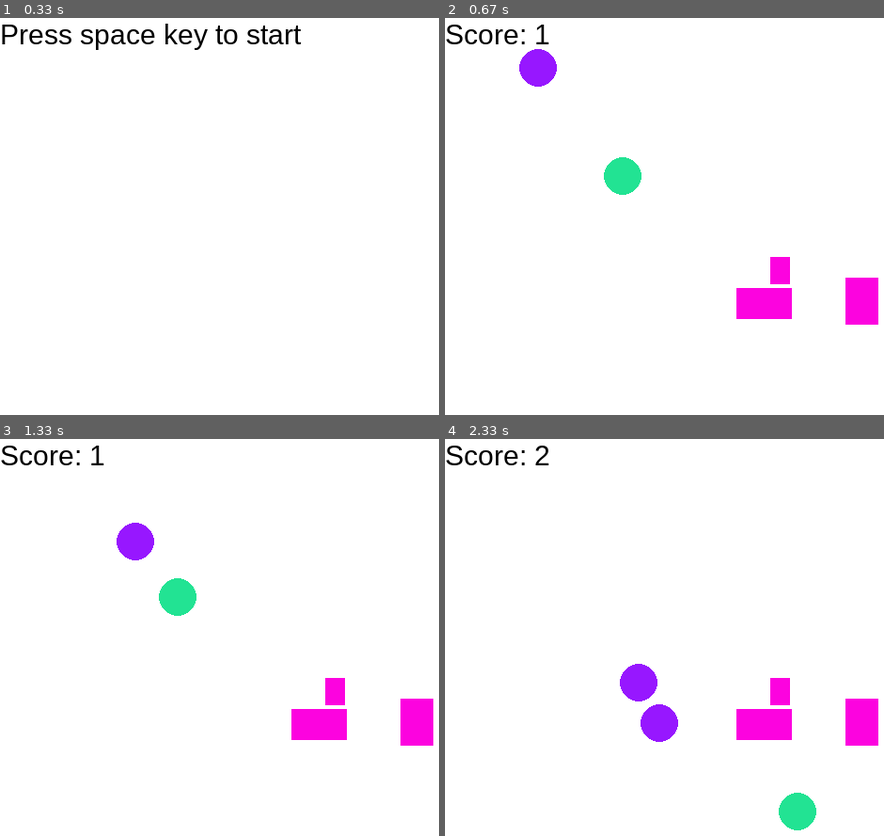
Above: before the commit, frames 1-4 (two rows, left to right).
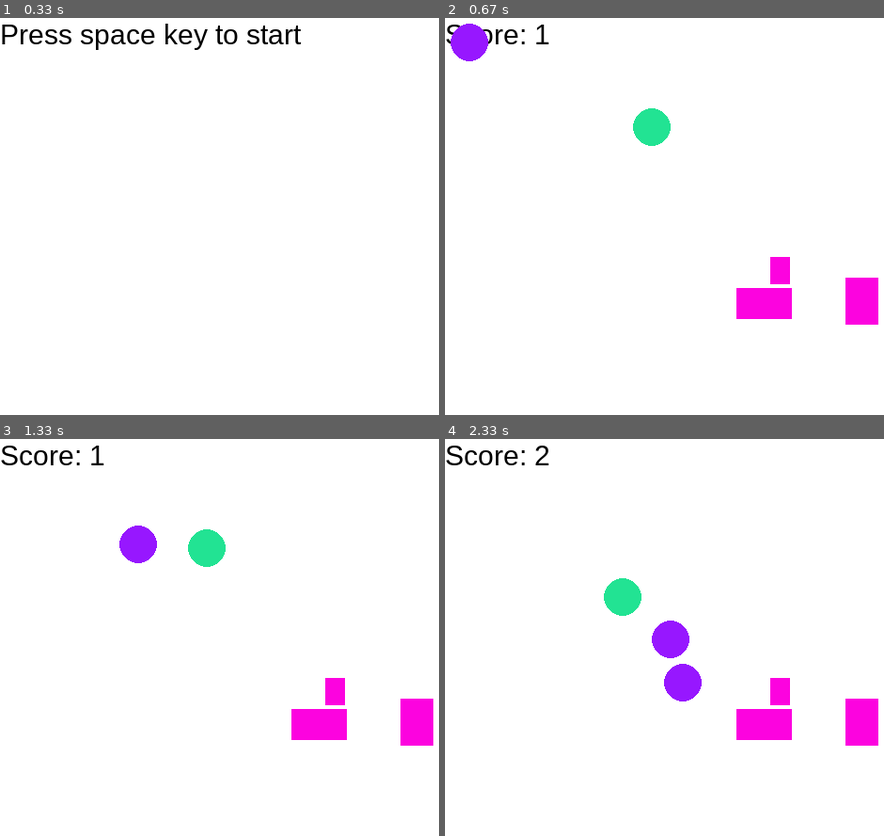
Above: after the commit, the same moments.

Repository: liuji1031/snake_pygame
Game: pygame game, started from main.py
The game is run twice, just before and just after one commit, with the same random seed, the same clock (stepped at 60 frames per second) and the same inputs.
Inputs (mouse positions are in pixels of both pictures, inside the frame that each line leads up to):
- Up to frame 1 (0.33 s): no input
- Up to frame 2 (0.67 s): tap Space at 0.33 s
- Up to frame 3 (1.33 s): click (122, 677) at 0.72 s; click (302, 510) at 1.05 s
- Up to frame 4 (2.33 s): click (690, 514) at 1.38 s; tap Space at 1.73, 2.03 s; click (660, 796) at 1.75 s; click (800, 748) at 2.22 s

Frame 1 is identical in both runs. In frame 2, 2.5% of the frame differs, in the area x 1-52%, y 1-45%; in frame 3, 1.4%; in frame 4, 3.8%, in the area x 36-85%, y 35-99%.

Commit message:
updated main.py

Diff:
--- a/main.py
+++ b/main.py
@@ -1,3 +1,27 @@
+# %% [markdown]
+# # Final Project
+# Ji Liu
+#
+# This project utilizes a ***singly-linked list*** for the "Snake" game, written with Pygame. Unlike the conventional Snake game, the current game uses mouse to guide the snake, i.e., the head of the snake follows the mouse trajectory. In addition, some obstacles are added to the scene for difficulty.
+#
+# ![gameplay](screenshot.png)
+#
+# The compiled exe file for the game can be found at [***https://shorturl.at/7nHB6***](https://shorturl.at/7nHB6)
+#
+# A video demo for the game can be found [***here***](https://www.dropbox.com/scl/fi/rrnvbeo5u1d9su0avmlhn/gameplay_vid.mp4?rlkey=ycb86jmroatbklz0jnd26s0ic&dl=0).
+#
+# ## Data Structure
+#
+# The basic unit of the snake is a "Node", which takes on different states (initialized, captured, collision). A Node is also the basic unit in the singly-linked list. The Snake instance stores the head of the singly-linked list. When the head of the Snake comes close to an uncaptured node (green), this node is inserted at the head of the list, i.e., it becomes the new head of the Snake.
+#
+# ## Movement
+#
+# The head of the Snake is designed to follow the trajectory (exponentially smoothed) of the mouse cursor, while the body follows the past trajectory of the head. To achieve this function, the Snake class stores a ***buffer*** of the past coordinates of the head. In addition, it calculates the accumulative distance of these coordinates to the current location of the head along this trajectory. At each time step, the buffer append the latest values, as well as popping out values if the corresponding length is longer than the Snake length.
+#
+# The body segments' locations are updated as follows. First the length of the body segment is pre-defined. During update, the distance to the head, i.e., segment index times segment length, is used to query the accumulative distance buffer using ***binary search***, which returns the index through which we can interpolate the desired location along the stored past trajectory of the head. The head-body list is thus traversed in its entirety at each time step to determine the segment locations.
+#
+# ## Code
+
 # %%
 import numpy as np
 import pygame
@@ -11,7 +35,6 @@
 pygame.init()
 myfont = pygame.font.SysFont("Arial", 30)
 
-# %%
 class Node(pygame.sprite.Sprite):
     """node of the snake
 
@@ -25,7 +48,7 @@
     COLOR_CAPTURED = (151, 23, 255)
     COLOR_COLLISION = (255, 0, 0)
     WHITE = (255,255,255)
-    DIST = 20
+    DIST = 0
     Kp = 0.1
     Kd = Kp/3.
     R=20
@@ -85,7 +108,7 @@
         x = self.target_x
         y = self.target_y
 
-        d = np.sqrt((cx-x)**2 + (cy-y)**2)
+        d = np.sqrt((cx-x)**2 + (cy-y)**2) + 1e-6
         e = np.abs(d-self.DIST)
         de = e-self.past_error
         self.past_error = e
@@ -291,18 +314,22 @@
         self.WIDTH = WIDTH
         self.HEIGHT = HEIGHT
 
-    def spawn(self):
-        redo=True
-        while redo:
-            x=np.random.randint(3*Node.R,self.WIDTH-3*Node.R)
-            y=np.random.randint(3*Node.R,self.HEIGHT-3*Node.R)
-            node = Node(x,y)
-            if pygame.sprite.spritecollideany(node, self.all_nodes) or \
-                pygame.sprite.spritecollideany(node, self.all_obs):
-                del node
-                continue
-            else:
-                redo=False
+    def spawn(self,x=None,y=None):
+        if not x:
+            redo=True
+            while redo:
+                x=np.random.randint(3*Node.R,self.WIDTH-3*Node.R)
+                y=np.random.randint(3*Node.R,self.HEIGHT-3*Node.R)
+                node = Node(x,y)
+                if pygame.sprite.spritecollideany(node, self.all_nodes) or \
+                    pygame.sprite.spritecollideany(node, self.all_obs):
+                    del node
+                    continue
+                else:
+                    redo=False
+        else:
+            x = np.clip(x, 3*Node.R, self.WIDTH-3*Node.R)
+            y = np.clip(y, 3*Node.R, self.HEIGHT-3*Node.R)
         return Node(x,y)
 
 class Obstacle(pygame.sprite.Sprite):
@@ -328,6 +355,7 @@
 
     def update(self):
         pass
+
 
 # %%
 # Set up the drawing window
@@ -377,7 +405,8 @@
 
     # spawn the snake
     spawner = NodeSpawner(all_nodes,all_obs, WIDTH, HEIGHT)
-    init_node = spawner.spawn()
+    x,y = pygame.mouse.get_pos()
+    init_node = spawner.spawn(x,y)
     init_node.set_color(Node.COLOR_CAPTURED)
     all_nodes.add(init_node)
     snake = Snake(init_node, WIDTH, HEIGHT)
